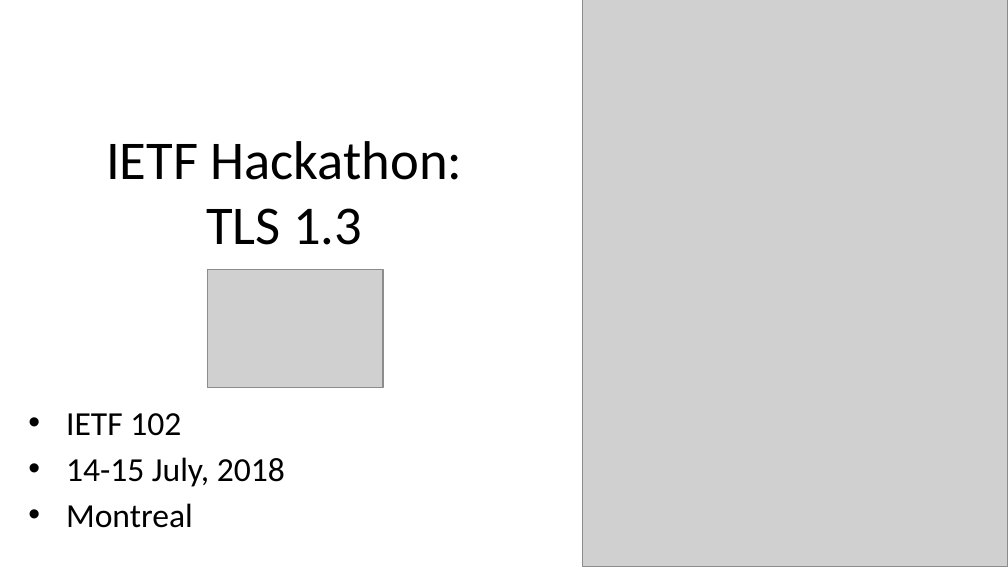
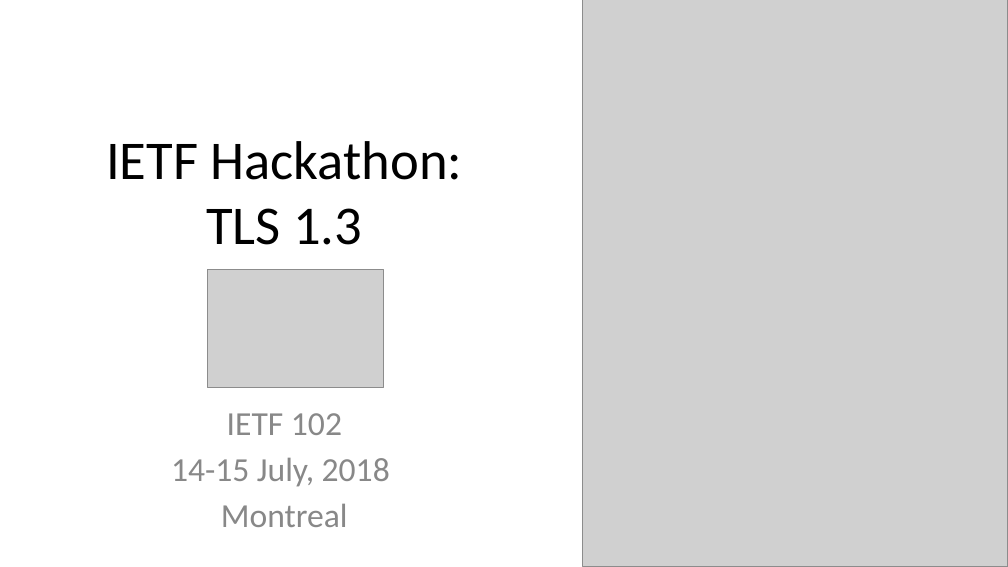
Before and after one commit to IETF-Hackathon/ietf102-project-presentations, a slide deck: slide 1 of hackathon_presentation_tls13.pptx. Drawn at 1008x567 pixels with LibreOffice and Linux fonts; fonts in the diff are those of the drawing; grey boxes stand for pictures. Boxes give left, top, right and bottom in pixels: in the first picture for what was removed or moved away, otherwise in the second. Text is boxed around its words. In the diff, an @@ line names an element or a change of style, - is before the commit and + after.

```diff
--- a/hackathon_presentation_tls13.pptx
+++ b/hackathon_presentation_tls13.pptx
@@ subtitle "IETF 102" at (171,413,390,527): text colour #000000 to #888888; alignment left to centre; bullet • to none @@
```
Also in this commit, not shown: 8 other slides changed.
